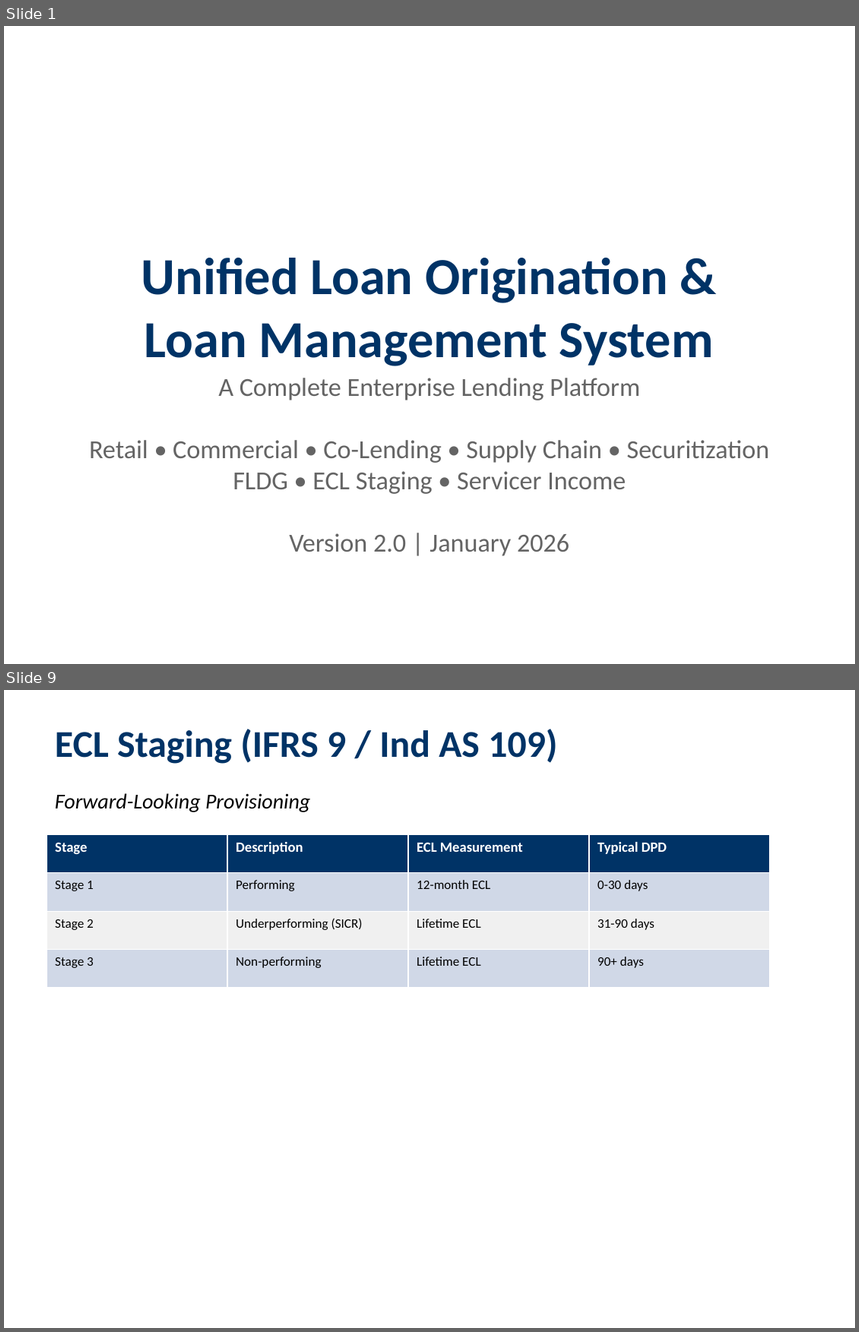
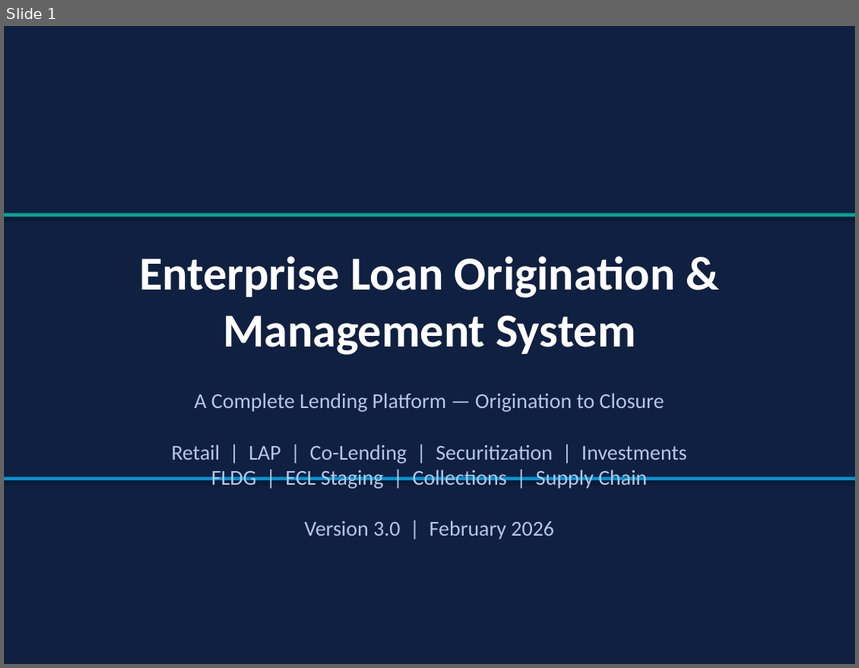
Before and after one commit to harshitrathi14/LOS-LMS, a slide deck: docs/LOS_LMS_System_Presentation.pptx. Shown one above the other, each under a label of ours: slides 1 and 9 before the commit, slide 1 after it; the slides between them are not shown. The pictures are 859x1332 and 859x668 pixels, drawn with LibreOffice and Linux fonts; fonts in the diff are those of the drawing. Boxes give left, top, right and bottom in pixels: in the first picture for what was removed or moved away, otherwise in the second. Text is boxed around its words. In the diff, an @@ line names an element or a change of style, - is before the commit and + after.

```diff
--- a/docs/LOS_LMS_System_Presentation.pptx
+++ b/docs/LOS_LMS_System_Presentation.pptx
@@ slide 9 removed at <box>4,690,855,1328</box>, background #FFFFFF @@
@@ text removed at <box>55,729,557,764</box> @@
-ECL Staging (IFRS 9 / Ind AS 109)
@@ text removed at <box>55,793,310,812</box> @@
-Forward-Looking Provisioning
@@ table removed at <box>47,834,769,988</box>, 4 rows, 4 columns @@
-Stage | Description | ECL Measurement | Typical DPD
-Stage 1 | Performing | 12-month ECL | 0-30 days
-Stage 2 | Underperforming (SICR) | Lifetime ECL | 31-90 days
-Stage 3 | Non-performing | Lifetime ECL | 90+ days
@@ slide 1 changed as well @@
@@ background #FFFFFF to #0F2041 @@
@@ rectangle added at <box>4,213,855,217</box>, fill #00A699 @@
@@ text at <box>139,256,676,355</box>: text changed; size 44 to 40 pt; text colour #003366 to #FFFFFF @@
-Unified Loan Origination &
-Loan Management System
+Enterprise Loan Origination &
+Management System
@@ text at <box>171,393,687,540</box>: text changed; size 22 to 18 pt; text colour #646464 to #B4C8E6 @@
-A Complete Enterprise Lending Platform
-Retail • Commercial • Co-Lending • Supply Chain • Securitization
-FLDG • ECL Staging • Servicer Income
-Version 2.0 | January 2026
+A Complete Lending Platform — Origination to Closure
+Retail | LAP | Co-Lending | Securitization | Investments
+FLDG | ECL Staging | Collections | Supply Chain
+Version 3.0 | February 2026
@@ rectangle added at <box>4,477,855,480</box>, fill #0096D6 @@
```
Also in this commit, not shown: 2 other slides changed, 49 slides added, 22 other slides removed, 32 other files.
